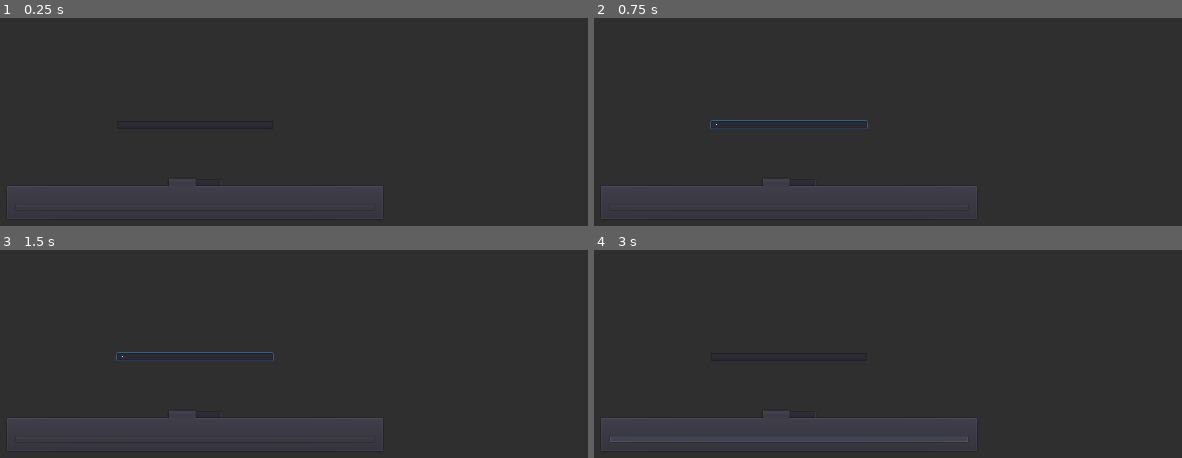
Above: before the commit, frames 1-4 (two rows, left to right).
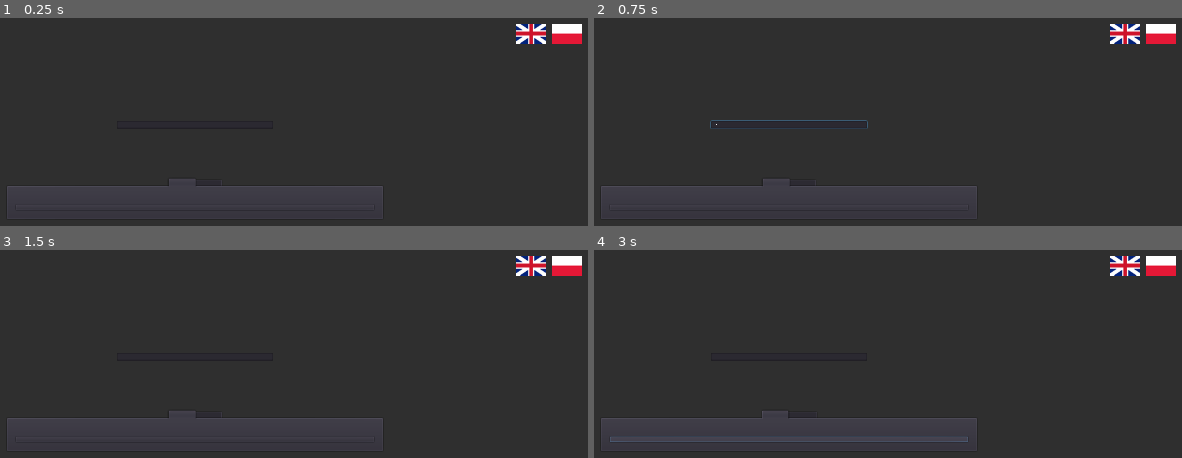
Above: after the commit, the same moments.

Repository: Ajver/Carrom
Game: Godot game, scene res://Scenes/Main/Main.tscn
The game is run twice, just before and just after one commit, with the same random seed, the same clock (stepped at 60 frames per second) and the same inputs.
Inputs (mouse positions are in pixels of both pictures, inside the frame that each line leads up to):
- Up to frame 1 (0.25 s): no input
- Up to frame 2 (0.75 s): click (788, 124) at 0.52 s; type "Alex" at 0.6 s
- Up to frame 3 (1.5 s): click (529, 264) at 1.27 s
- Up to frame 4 (3 s): click (1164, 264) at 2.02 s; click "Create game" (after the commit: "Stworz gre") at 2.75 s

The runs differ from the first frame. In frame 1, 1.0% of the frame differs, in the area x 87-99%, y 2-13%; in frame 2, 1.0%; in frame 3, 1.2%, in the area x 19-99%, y 2-54%; in frame 4, 1.0%.

Commit message:
Language chaning system + PL language

Diff:
--- /dev/null
+++ b/Languages/pl.json
@@ -0,0 +1,10 @@
+{
+  "lobby.header": "Lobby",
+  "lobby.enterName": "Wprowadz swoje imie",
+  "lobby.createGame": "Stworz gre",
+  "lobby.createNewGame": "Stworz nowa gre",
+  "lobby.createGameBtn": "Stworz gre",
+  "lobby.joinGame": "Dolacz Do Gry",
+  "lobby.enterIp": "Wprowadz adres IP istniejacej gry",
+  "lobby.joinGameBtn": "Dolacz do gry"
+}
--- a/Scenes/Lobby/Lobby.gd
+++ b/Scenes/Lobby/Lobby.gd
@@ -18,3 +18,9 @@
 func get_player_name() -> String:
 	var player_name_text_enter = find_node("NameEnter")
 	return player_name_text_enter.text
+
+func _on_EN_Flag_pressed():
+	T.set_language("en")
+
+func _on_PL_Flag_pressed():
+	T.set_language("pl")
--- a/Scenes/Lobby/Lobby.tscn
+++ b/Scenes/Lobby/Lobby.tscn
@@ -7,6 +7,8 @@
 [ext_resource path="res://Assets/Fonts/font_24.tres" type="DynamicFont" id=5]
 [ext_resource path="res://Scenes/Lobby/TabContainer.gd" type="Script" id=6]
 [ext_resource path="res://Scenes/UI/LanguageButton.tscn" type="PackedScene" id=7]
+[ext_resource path="res://Scenes/Lobby/Textures/britan.png" type="Texture" id=8]
+[ext_resource path="res://Scenes/Lobby/Textures/poland.png" type="Texture" id=9]
 
 [node name="Lobby" type="Control"]
 anchor_right = 1.0
@@ -37,6 +39,7 @@
 [node name="GameTitle" parent="MarginContainer/VBoxContainer" instance=ExtResource( 2 )]
 
 [node name="VBoxContainer" type="VBoxContainer" parent="MarginContainer/VBoxContainer"]
+editor/display_folded = true
 margin_top = 197.0
 margin_right = 1240.0
 margin_bottom = 627.0
@@ -163,3 +166,30 @@
 margin_bottom = 161.0
 text = ""
 text_id = "lobby.joinGameBtn"
+
+[node name="MarginContainer2" type="MarginContainer" parent="."]
+anchor_left = 1.0
+anchor_right = 1.0
+margin_left = -126.0
+margin_bottom = 52.0
+custom_constants/margin_right = 20
+custom_constants/margin_top = 20
+
+[node name="HBoxContainer" type="HBoxContainer" parent="MarginContainer2"]
+margin_top = 20.0
+margin_right = 106.0
+margin_bottom = 52.0
+custom_constants/separation = 10
+
+[node name="EN_Flag" type="TextureButton" parent="MarginContainer2/HBoxContainer"]
+margin_right = 48.0
+margin_bottom = 32.0
+texture_normal = ExtResource( 8 )
+
+[node name="PL_Flag" type="TextureButton" parent="MarginContainer2/HBoxContainer"]
+margin_left = 58.0
+margin_right = 106.0
+margin_bottom = 32.0
+texture_normal = ExtResource( 9 )
+[connection signal="pressed" from="MarginContainer2/HBoxContainer/EN_Flag" to="." method="_on_EN_Flag_pressed"]
+[connection signal="pressed" from="MarginContainer2/HBoxContainer/PL_Flag" to="." method="_on_PL_Flag_pressed"]
--- a/Scenes/Main/Main.gd
+++ b/Scenes/Main/Main.gd
@@ -5,11 +5,7 @@
 var Game = preload("res://Scenes/Game/Game.tscn")
 
 func _ready() -> void:
-	T._load_language_file("en")
-
-	var labels = get_tree().get_nodes_in_group("LanguageLabel")
-	for label in labels:
-		label.update_text()
+	T.set_language("en")
 
 func _input(event) -> void:
 	if Input.is_key_pressed(KEY_ESCAPE):
--- a/Scripts/T.gd
+++ b/Scripts/T.gd
@@ -2,6 +2,13 @@
 
 var LANGUAGES_DIRECTORY = "res://Languages/"
 var _texts : Dictionary = {}
+
+func set_language(language:String) -> void:
+	_load_language_file(language)
+
+	var labels = get_tree().get_nodes_in_group("LanguageLabel")
+	for label in labels:
+		label.update_text()
 
 func get(text_id:String) -> String:
 	if _texts.has(text_id):
Not shown: 1 places in Scenes/Lobby/Lobby.tscn that only renumber resources
Binary file added: Scenes/Lobby/Textures/britan.png
Not shown, added: Scenes/Lobby/Textures/britan.png.import
Binary file added: Scenes/Lobby/Textures/poland.png
Not shown, added: Scenes/Lobby/Textures/poland.png.import
